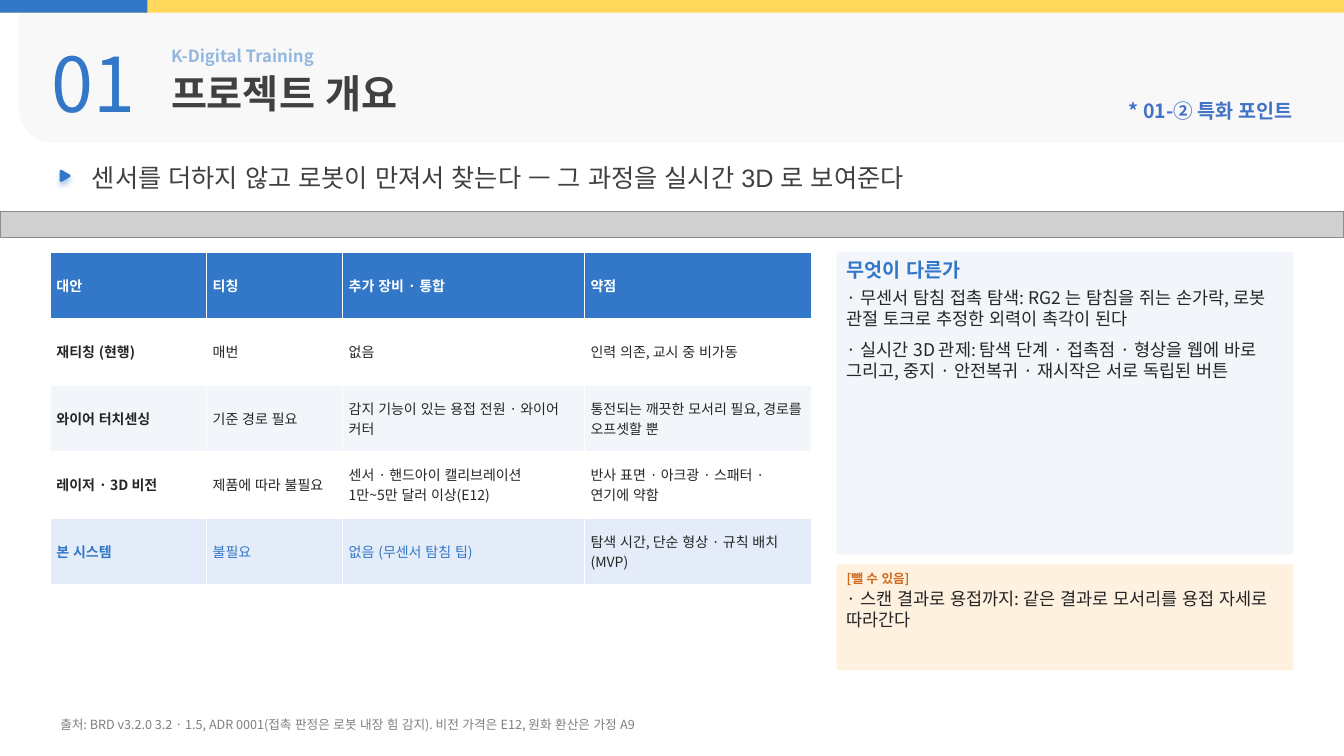
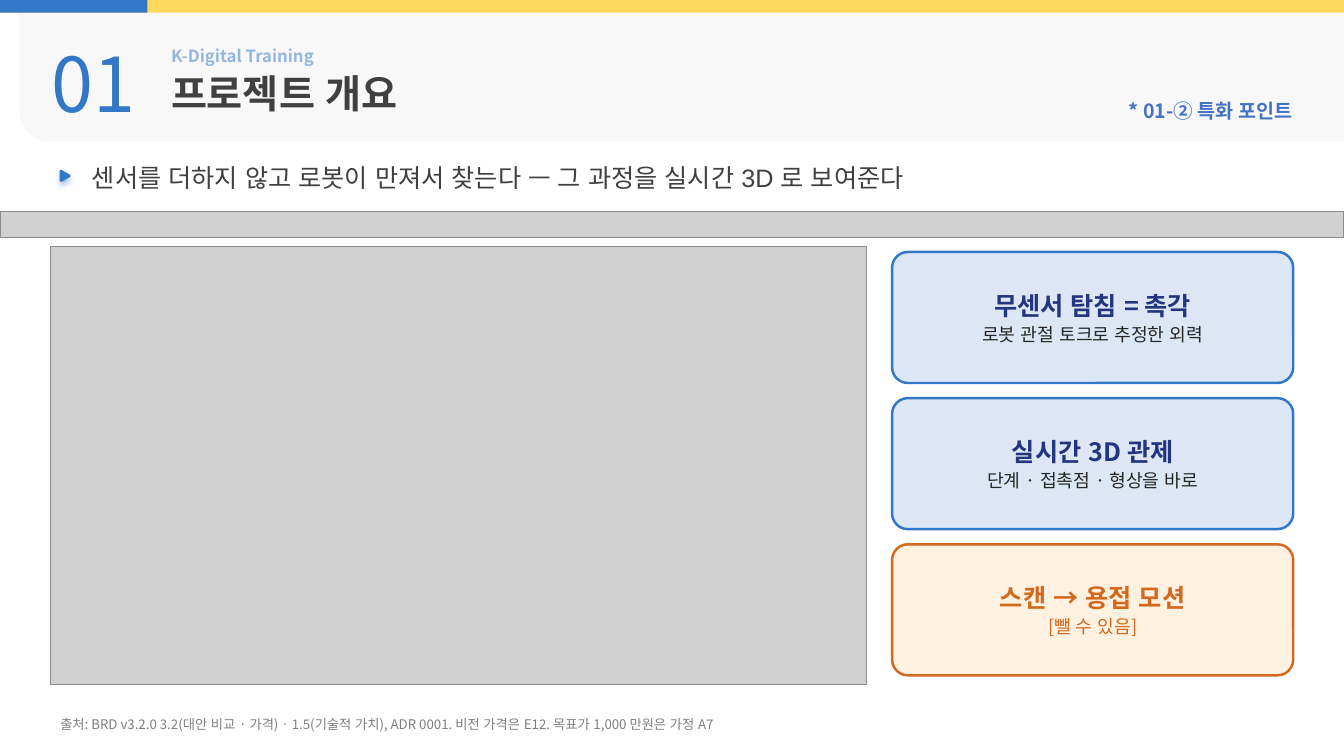
Before and after one commit to yujh5537/rokey_cobot1_Weld-Made, a slide deck: slide 4 of docs/presentation/slides-byeonghu.pptx. Drawn at 1344x756 pixels with LibreOffice and Linux fonts; fonts in the diff are those of the drawing; grey boxes stand for pictures; background and template pictures are left out. Boxes give left, top, right and bottom in pixels: in the first picture for what was removed or moved away, otherwise in the second. Text is boxed around its words. In the diff, an @@ line names an element or a change of style, - is before the commit and + after.

```diff
--- a/docs/presentation/slides-byeonghu.pptx
+++ b/docs/presentation/slides-byeonghu.pptx
@@ table removed at <box>50,252,812,585</box>, 5 rows, 4 columns @@
-대안 | 티칭 | 추가 장비 · 통합 | 약점
-재티칭 (현행) | 매번 | 없음 | 인력 의존, 교시 중 비가동
-와이어 터치센싱 | 기준 경로 필요 | 감지 기능이 있는 용접 전원 · 와이어 커터 | 통전되는 깨끗한 모서리 필요, 경로를 오프셋할 뿐
-레이저 · 3D 비전 | 제품에 따라 불필요 | 센서 · 핸드아이 캘리브레이션 / 1만~5만 달러 이상(E12) | 반사 표면 · 아크광 · 스패터 · 연기에 약함
-본 시스템 | 불필요 | 없음 (무센서 탐침 팁) | 탐색 시간, 단순 형상 · 규칙 배치 (MVP)
@@ picture added at <box>50,247,867,685</box> @@
@@ rounded rectangle "무센서 탐침 = 촉각": place and size @@
-rounded rectangle "무센서 탐침 = 촉각" at <box>837,252,1294,555</box>
+rounded rectangle "무센서 탐침 = 촉각" at <box>892,252,1294,383</box>
@@ rounded rectangle "무센서 탐침 = 촉각" at <box>892,252,1294,383</box>: vertical alignment top to middle; rectangle to rounded rectangle; fill #F2F5FA to #DCE6F5; outline none to #3378C8 1.75 pt @@
@@ text in rounded rectangle at <box>982,294,1203,343</box>: text changed; size 12.5 to 13 pt @@
-무엇이 다른가
-· 무센서 탐침 접촉 탐색: RG2 는 탐침을 쥐는 손가락, 로봇 관절 토크로 추정한 외력이 촉각이 된다
-· 실시간 3D 관제: 탐색 단계 · 접촉점 · 형상을 웹에 바로 그리고, 중지 · 안전복귀 · 재시작은 서로 독립된 버튼
+무센서 탐침 = 촉각
+로봇 관절 토크로 추정한 외력
@@ rounded rectangle added at <box>892,398,1294,529</box>, fill #DCE6F5, outline #3378C8 1.75 pt, 13 pt, text #262626 @@
+실시간 3D 관제
+단계 · 접촉점 · 형상을 바로
@@ rectangle removed at <box>837,565,1294,670</box> @@
-[뺄 수 있음]
-· 스캔 결과로 용접까지: 같은 결과로 모서리를 용접 자세로 따라간다
@@ rounded rectangle added at <box>892,544,1294,676</box>, fill #FFF1E0, outline #D2691E 1.75 pt, 18 pt, text #D2691E, bold @@
+스캔 → 용접 모션
+[뺄 수 있음]
@@ text at <box>60,718,713,732</box>: text changed; size 9 to 9.5 pt @@
-출처: BRD v3.2.0 3.2 · 1.5, ADR 0001(접촉 판정은 로봇 내장 힘 감지). 비전 가격은 E12, 원화 환산은 가정 A9
+출처: BRD v3.2.0 3.2(대안 비교 · 가격) · 1.5(기술적 가치), ADR 0001. 비전 가격은 E12. 목표가 1,000 만원은 가정 A7
```
Also in this commit, not shown: 16 other slides changed, 27 other files.
